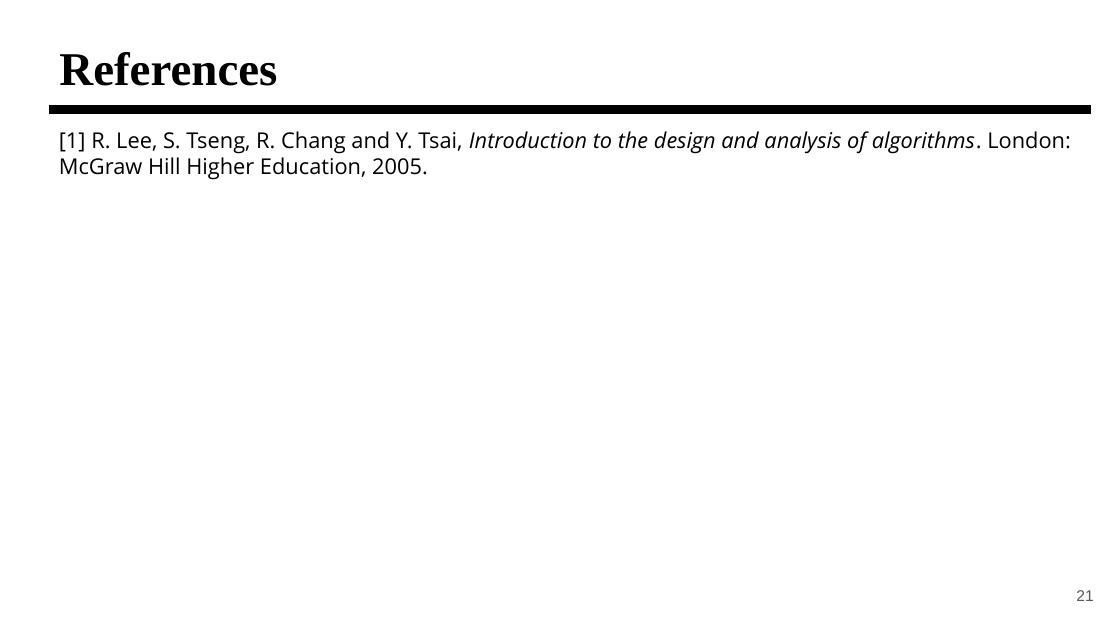
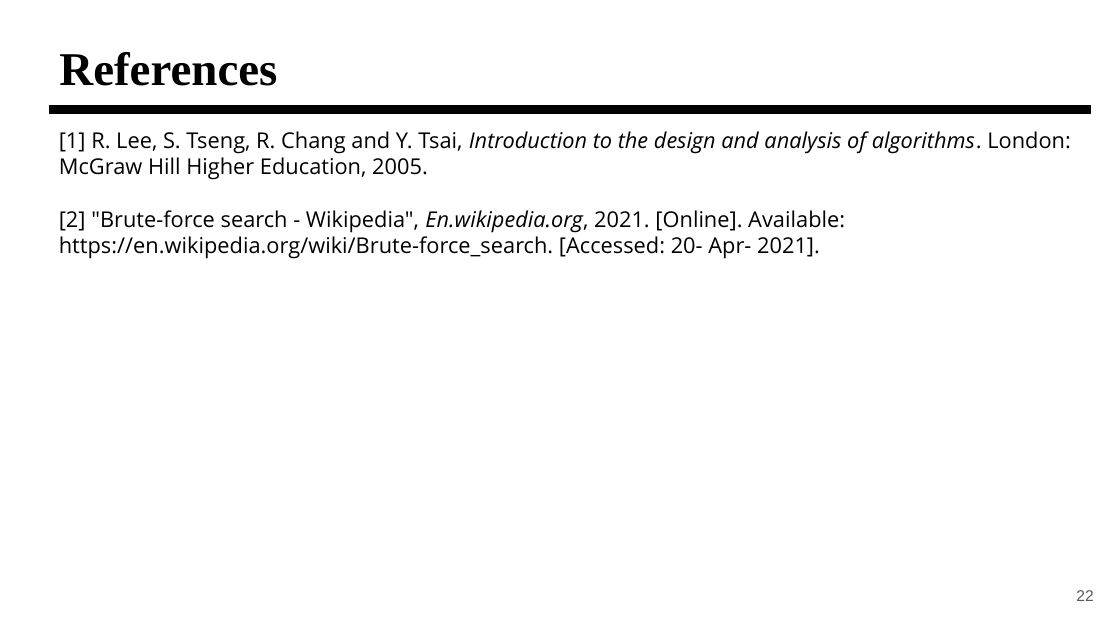
Before and after one commit to ThangDuong59/CS112.L23.KHCL, a slide deck: slide 22 of seminar/CS112-Brute-Force.pptx (slide 21 before the commit). Drawn at 1120x630 pixels with LibreOffice and Linux fonts; fonts in the diff are those of the drawing. Boxes give left, top, right and bottom in pixels: in the first picture for what was removed or moved away, otherwise in the second. Text is boxed around its words. In the diff, an @@ line names an element or a change of style, - is before the commit and + after.

```diff
--- a/seminar/CS112-Brute-Force.pptx
+++ b/seminar/CS112-Brute-Force.pptx
@@ text at (59,210,845,259): paragraph added @@
+[2] "Brute-force search - Wikipedia", En.wikipedia.org, 2021. [Online]. Available: https://en.wikipedia.org/wiki/Brute-force_search. [Accessed: 20- Apr- 2021].
@@ page number at (1076,590,1093,601): text changed @@
-21
+22
```
Also in this commit, not shown: 5 other slides changed, 1 slide added.
